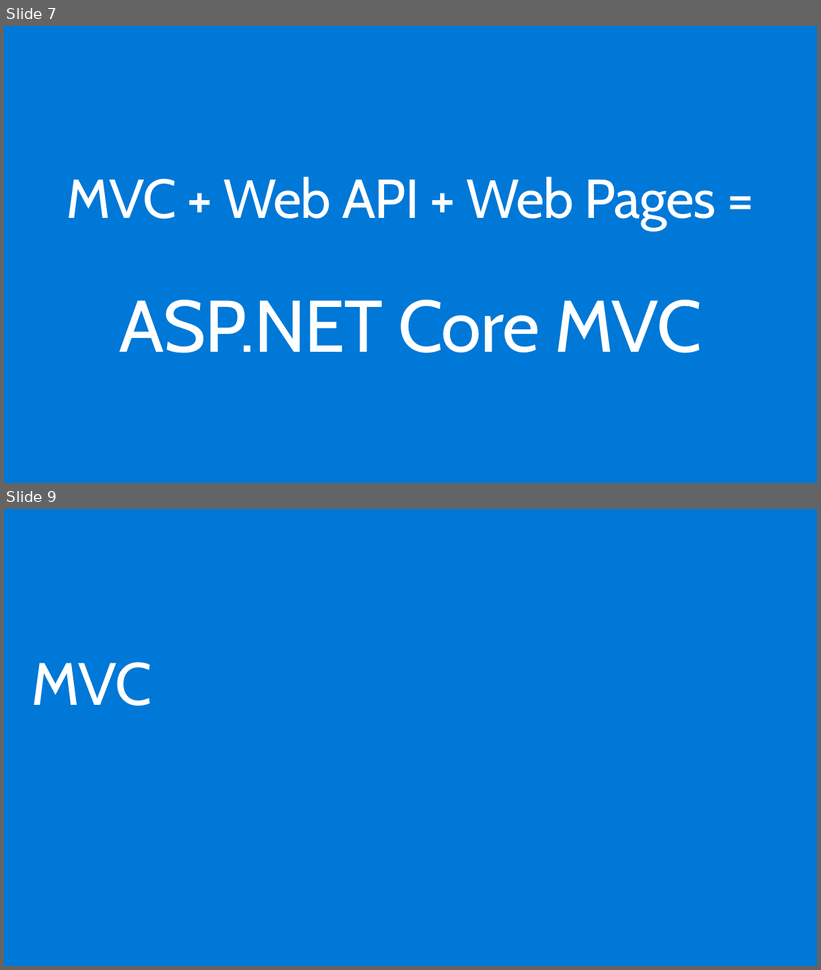
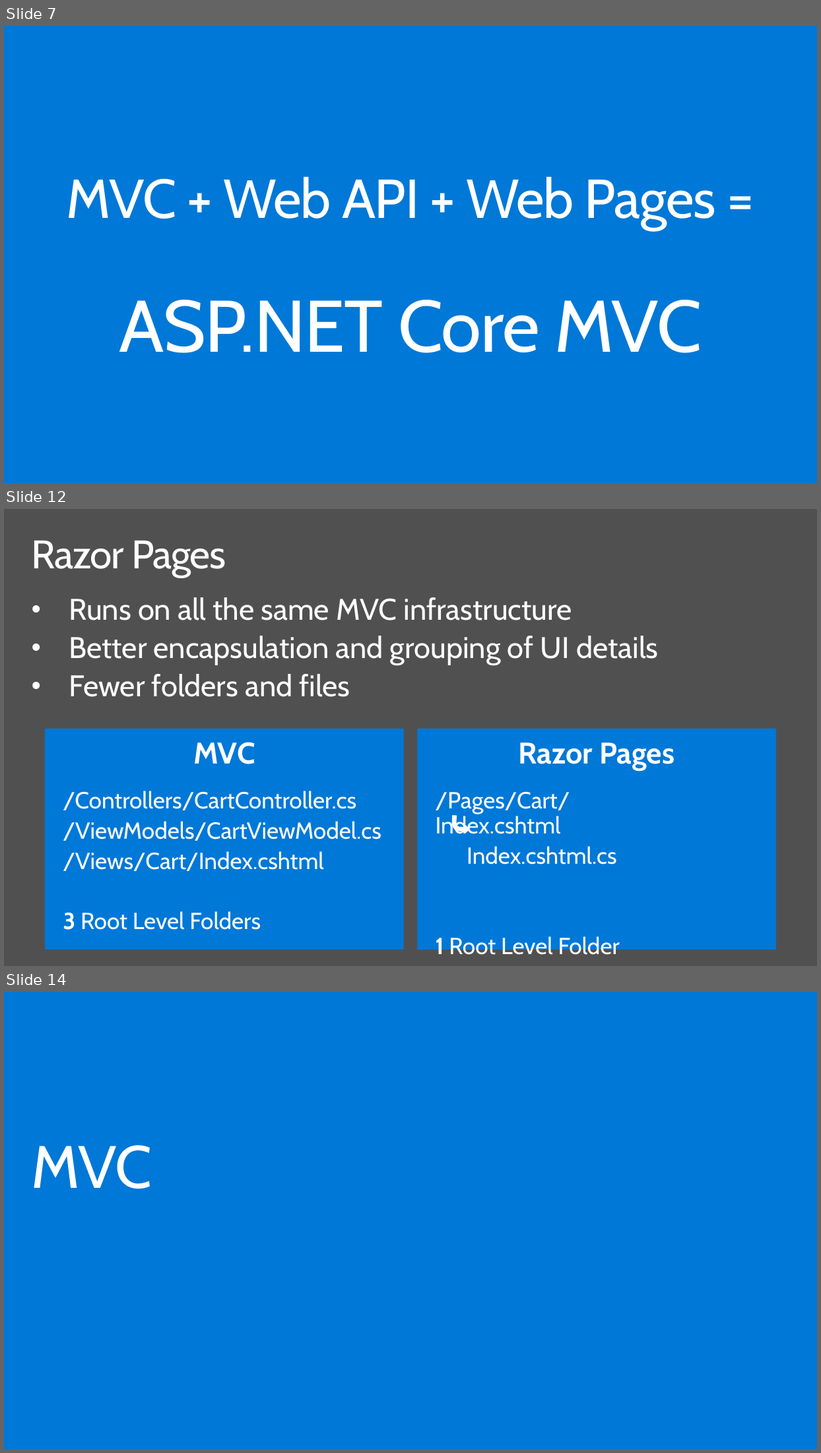
Before and after one commit to dotnet-presentations/dotnetcore-workshop, a slide deck: 2-Web-Dev/netcore-workshop-webdev.pptx. Shown one above the other, each under a label of ours: slides 7 and 9 before the commit, slides 7, 12 and 14 after it; the slides between them are not shown. The pictures are 821x970 and 821x1453 pixels, drawn with LibreOffice and Linux fonts; fonts in the diff are those of the drawing; background and template pictures are left out. Boxes give left, top, right and bottom in pixels: in the first picture for what was removed or moved away, otherwise in the second. Text is boxed around its words. In the diff, an @@ line names an element or a change of style, - is before the commit and + after.

Commit message:
Added additional Razor Pages content

```diff
--- a/2-Web-Dev/netcore-workshop-webdev.pptx
+++ b/2-Web-Dev/netcore-workshop-webdev.pptx
@@ slide 12 added at (x1=4, y1=509, x2=817, y2=966), background #505050 @@
@@ title added at (x1=32, y1=540, x2=226, y2=577), 48 pt, text #FFFFFF @@
+Razor Pages
@@ text added at (x1=69, y1=597, x2=658, y2=697), 36 pt, text #FFFFFF @@
+• Runs on all the same MVC infrastructure
+• Better encapsulation and grouping of UI details
+• Fewer folders and files
@@ group added at (x1=46, y1=728, x2=776, y2=960): 2 rectangles, 2 texts, 1 bent arrow @@
+MVC
+/Controllers/CartController.cs
+/ViewModels/CartViewModel.cs
+/Views/Cart/Index.cshtml
+3 Root Level Folders
+Razor Pages
+/Pages/Cart/Index.cshtml
+Index.cshtml.cs
+1 Root Level Folder
@@ what was slide 9 is now slide 14 @@
```
Also in this commit, not shown: 3 slides changed, 4 other slides added.
